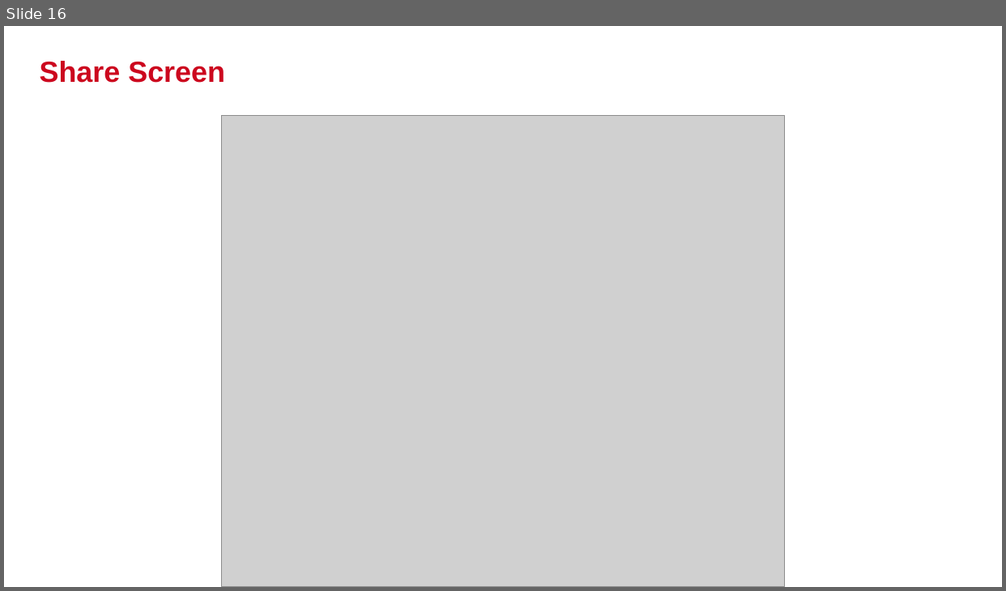
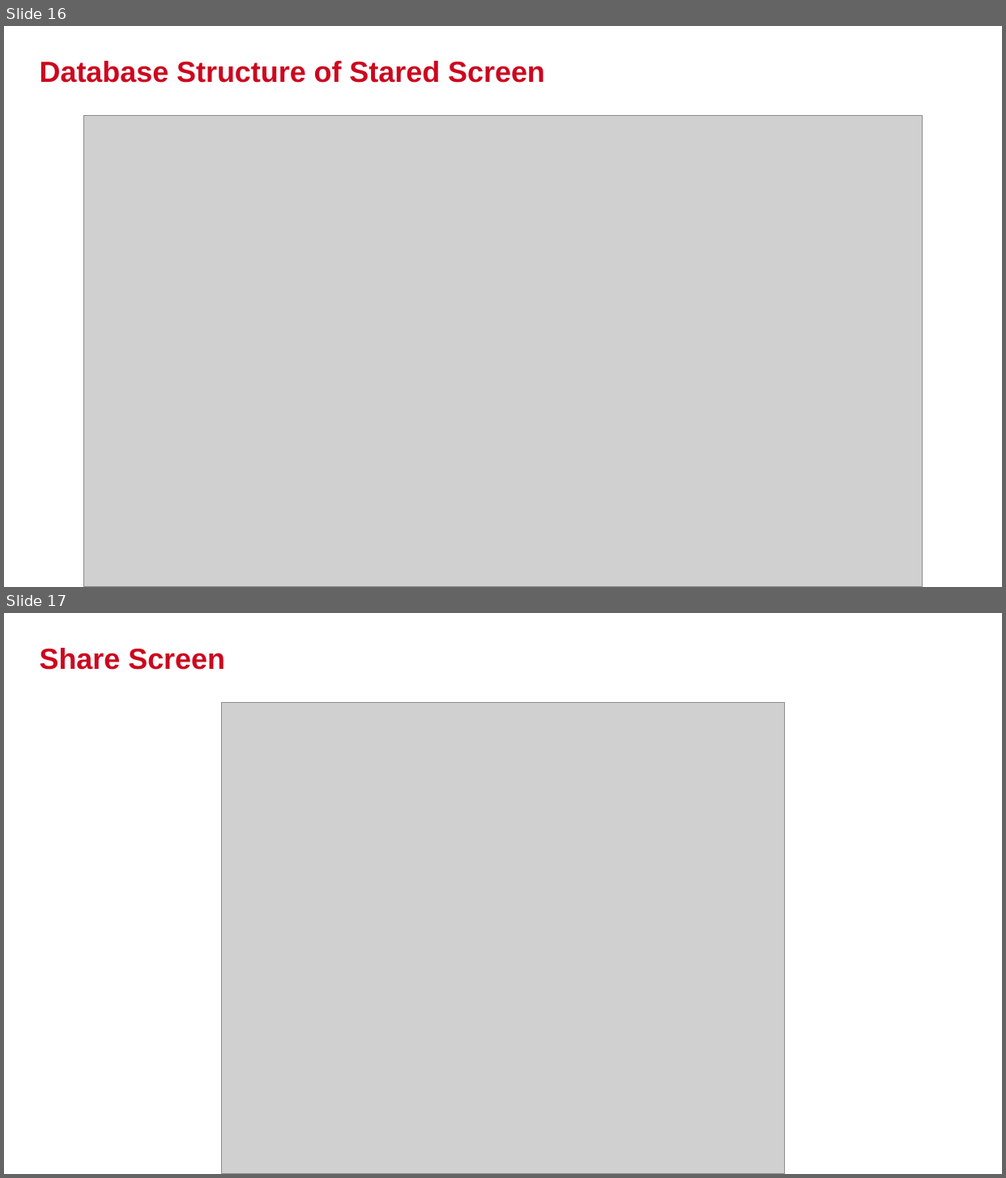
Before and after one commit to GiaHuy25/YPP4_Document, a slide deck: GoogleDriveScriptData/GiaHuy_Presentation_GoogleDrive.pptx. Shown one above the other, each under a label of ours: slide 16 before the commit, slides 16 and 17 after it. The pictures are 1006x591 and 1006x1178 pixels, drawn with LibreOffice and Linux fonts; fonts in the diff are those of the drawing; grey boxes stand for pictures; background and template pictures are left out. Boxes give left, top, right and bottom in pixels: in the first picture for what was removed or moved away, otherwise in the second. Text is boxed around its words. In the diff, an @@ line names an element or a change of style, - is before the commit and + after.

```diff
--- a/GoogleDriveScriptData/GiaHuy_Presentation_GoogleDrive.pptx
+++ b/GoogleDriveScriptData/GiaHuy_Presentation_GoogleDrive.pptx
@@ slide 16 added at <box>4,26,1002,587</box>, background #FFFFFF @@
@@ title added at <box>40,61,545,83</box>, 28 pt, text #CC071E, bold @@
+Database Structure of Stared Screen
@@ picture added at <box>84,116,923,587</box> @@
@@ what was slide 16 is now slide 17 @@
```
Also in this commit, not shown: 15 slides changed, 8 other slides added, 16 slides removed, 4 other files.
